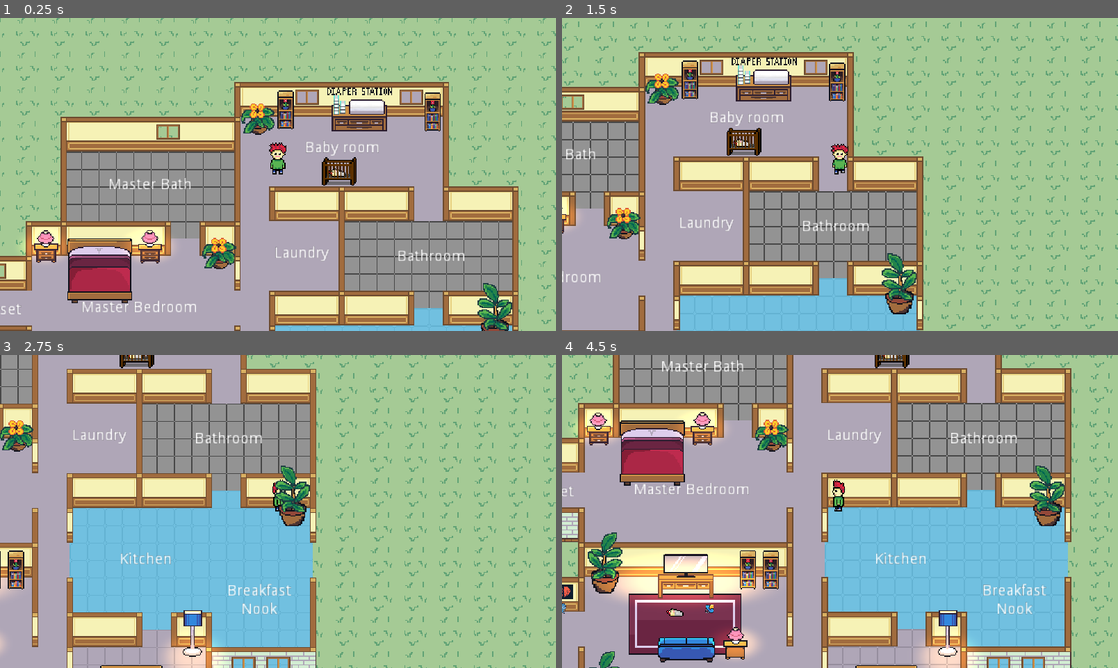
Above: before the commit, frames 1-4 (two rows, left to right).
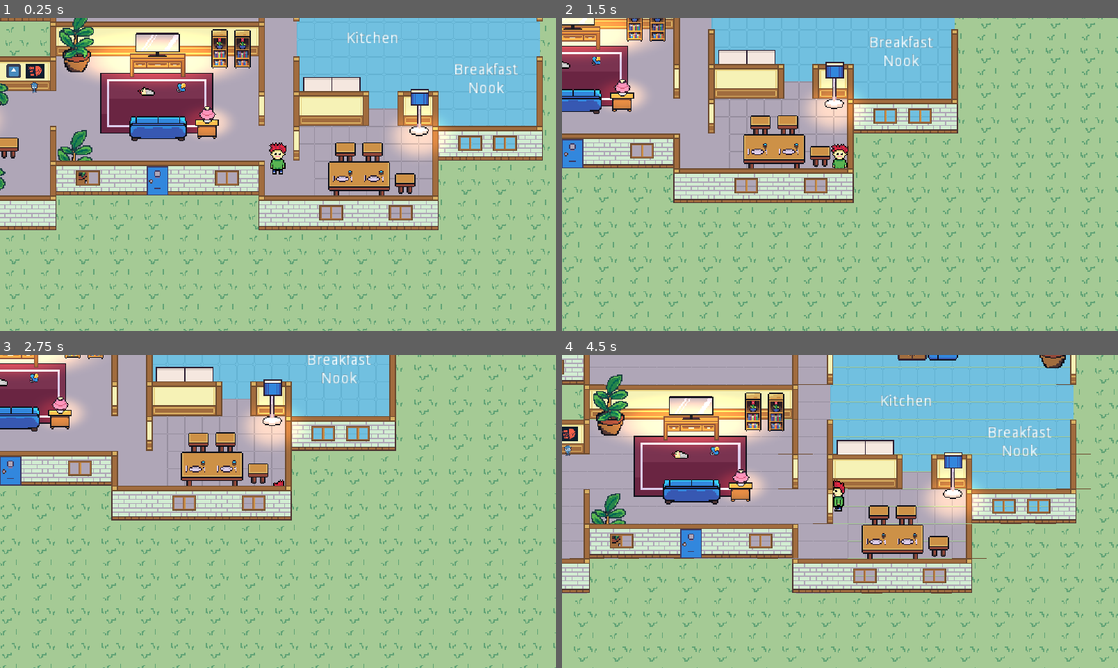
Above: after the commit, the same moments.

Repository: kevinms/godot-wild-jam-24
Game: Godot game, scene res://HouseV2.tscn
The game is run twice, just before and just after one commit, with the same random seed, the same clock (stepped at 60 frames per second) and the same inputs. This scene is started directly instead of the project's main scene. The engine's default icon, where the game draws it, is replaced by a stand-in: a white triangle on a blue panel in a dark square.
Inputs:
- Up to frame 1 (0.25 s): no input
- Up to frame 2 (1.5 s): tap Enter at 0.5 s; hold Right (ui_right) 0.53-1.28 s; hold Down (ui_down) from 1.28 s (still down)
- Up to frame 3 (2.75 s): release Down (ui_down) at 2.03 s; hold Right (ui_right) from 2.03 s (still down)
- Up to frame 4 (4.5 s): tap Space at 2.75 s; release Right (ui_right) at 2.78 s; hold Up (ui_up) 2.78-3.53 s; tap Enter at 3.5 s; hold Left (ui_left) from 3.53 s (still down)

The runs differ from the first frame. In frame 1, 89% of the frame differs, in the area x 0-100%, y 0-100%; in frame 2, 65%; in frame 3, 62%; in frame 4, 83%.

Commit message:
Adding some kitchen assets.

Diff:
--- /dev/null
+++ b/Furniture/Fridge.tscn
@@ -0,0 +1,18 @@
+[gd_scene load_steps=3 format=2]
+
+[ext_resource path="res://Furniture/Assets/frig.png" type="Texture" id=1]
+
+[sub_resource type="CapsuleShape2D" id=1]
+radius = 4.50567
+height = 18.8349
+
+[node name="Fridge" type="StaticBody2D"]
+
+[node name="Sprite" type="Sprite" parent="."]
+position = Vector2( 0.630672, -31.3234 )
+texture = ExtResource( 1 )
+
+[node name="CollisionShape2D" type="CollisionShape2D" parent="."]
+position = Vector2( 0.525562, -9.88054 )
+rotation = 1.5708
+shape = SubResource( 1 )
--- /dev/null
+++ b/Furniture/KitchenCounter.tscn
@@ -0,0 +1,18 @@
+[gd_scene load_steps=3 format=2]
+
+[ext_resource path="res://Furniture/Assets/kitchen-counter.png" type="Texture" id=1]
+
+[sub_resource type="CapsuleShape2D" id=1]
+radius = 5.64252
+height = 15.865
+
+[node name="KitchenCounter" type="StaticBody2D"]
+
+[node name="Sprite" type="Sprite" parent="."]
+position = Vector2( 0.500565, -16.1015 )
+texture = ExtResource( 1 )
+
+[node name="CollisionShape2D" type="CollisionShape2D" parent="."]
+position = Vector2( 0.00450134, -11.184 )
+rotation = 1.5708
+shape = SubResource( 1 )
--- /dev/null
+++ b/Furniture/KitchenSink.tscn
@@ -0,0 +1,18 @@
+[gd_scene load_steps=3 format=2]
+
+[ext_resource path="res://Furniture/Assets/kitchen-sink.png" type="Texture" id=1]
+
+[sub_resource type="CapsuleShape2D" id=1]
+radius = 5.64252
+height = 15.865
+
+[node name="KitchenSink" type="StaticBody2D"]
+
+[node name="Sprite" type="Sprite" parent="."]
+position = Vector2( 0.0992126, -16.3701 )
+texture = ExtResource( 1 )
+
+[node name="CollisionShape2D" type="CollisionShape2D" parent="."]
+position = Vector2( -0.793701, -11.4094 )
+rotation = 1.5708
+shape = SubResource( 1 )
--- /dev/null
+++ b/Furniture/Stool.tscn
@@ -0,0 +1,18 @@
+[gd_scene load_steps=3 format=2]
+
+[ext_resource path="res://Furniture/Assets/stool.png" type="Texture" id=1]
+
+[sub_resource type="CapsuleShape2D" id=1]
+radius = 2.03225
+height = 14.1626
+
+[node name="Stool" type="StaticBody2D"]
+
+[node name="stool" type="Sprite" parent="."]
+position = Vector2( 0.0701523, -16.2757 )
+texture = ExtResource( 1 )
+
+[node name="CollisionShape2D" type="CollisionShape2D" parent="."]
+position = Vector2( 0.0701523, -7.43631 )
+rotation = 1.5708
+shape = SubResource( 1 )
--- a/HouseV2.tscn
+++ b/HouseV2.tscn
@@ -25,6 +25,10 @@
 [ext_resource path="res://Furniture/LampTall.tscn" type="PackedScene" id=23]
 [ext_resource path="res://Furniture/GodotDoll.tscn" type="PackedScene" id=24]
 [ext_resource path="res://Furniture/GodotWildJamWallpaper.tscn" type="PackedScene" id=25]
+[ext_resource path="res://Furniture/Stool.tscn" type="PackedScene" id=26]
+[ext_resource path="res://Furniture/Fridge.tscn" type="PackedScene" id=27]
+[ext_resource path="res://Furniture/KitchenSink.tscn" type="PackedScene" id=28]
+[ext_resource path="res://Furniture/KitchenCounter.tscn" type="PackedScene" id=29]
 
 [sub_resource type="TileSet" id=1]
 0/name = "floor-tiles-v2.png 0"
@@ -395,7 +399,7 @@
 tile_data = PoolIntArray( -393208, 0, 196610, -393207, 0, 65539, -393206, 0, 65540, -393205, 0, 65539, -393204, 0, 6553 …(1897 unchanged characters)…
 
 [node name="Player" parent="YSort" instance=ExtResource( 4 )]
-position = Vector2( 309.266, -106.845 )
+position = Vector2( 286.983, 204.707 )
 
 [node name="Camera2D" type="Camera2D" parent="YSort/Player"]
 current = true
@@ -424,7 +428,7 @@
 position = Vector2( 0.707428, -14.0053 )
 
 [node name="Table" parent="YSort" instance=ExtResource( 11 )]
-position = Vector2( 360.446, 212.727 )
+position = Vector2( 361.338, 228.781 )
 
 [node name="PlantTall" parent="YSort" instance=ExtResource( 12 )]
 position = Vector2( 101.702, 110.616 )
@@ -502,6 +506,30 @@
 
 [node name="GodotDoll" parent="YSort" instance=ExtResource( 24 )]
 position = Vector2( 62.7495, 130.336 )
+
+[node name="Stool" parent="YSort" instance=ExtResource( 26 )]
+position = Vector2( 404.085, 222.257 )
+
+[node name="Stool2" parent="YSort" instance=ExtResource( 26 )]
+position = Vector2( 349.039, 193.968 )
+
+[node name="Stool4" parent="YSort" instance=ExtResource( 26 )]
+position = Vector2( 38.6945, 189.48 )
+
+[node name="Stool3" parent="YSort" instance=ExtResource( 26 )]
+position = Vector2( 374.067, 193.892 )
+
+[node name="Fridge" parent="YSort" instance=ExtResource( 27 )]
+position = Vector2( 407.354, 41.9317 )
+
+[node name="KitchenSink" parent="YSort" instance=ExtResource( 28 )]
+position = Vector2( 380.071, 42.1169 )
+
+[node name="KitchenCounter" parent="YSort" instance=ExtResource( 29 )]
+position = Vector2( 349.549, 140.037 )
+
+[node name="KitchenCounter2" parent="YSort" instance=ExtResource( 29 )]
+position = Vector2( 323.518, 140.04 )
 
 [node name="Label" type="Label" parent="."]
 margin_left = 127.542
Binary file added: Furniture/Assets/frig.png
Not shown, added: Furniture/Assets/frig.png.import
Binary file added: Furniture/Assets/kitchen-counter.png
Not shown, added: Furniture/Assets/kitchen-counter.png.import
Binary file added: Furniture/Assets/kitchen-sink.png
Not shown, added: Furniture/Assets/kitchen-sink.png.import
Binary file added: Furniture/Assets/stool.png
Not shown, added: Furniture/Assets/stool.png.import
Not shown: 1 places in HouseV2.tscn that only renumber resources
Not shown, added: Furniture/Assets/frig.xcf
Not shown, added: Furniture/Assets/kitchen-counter.xcf
Not shown, added: Furniture/Assets/kitchen-sink.xcf
(and 1 more such lines)
